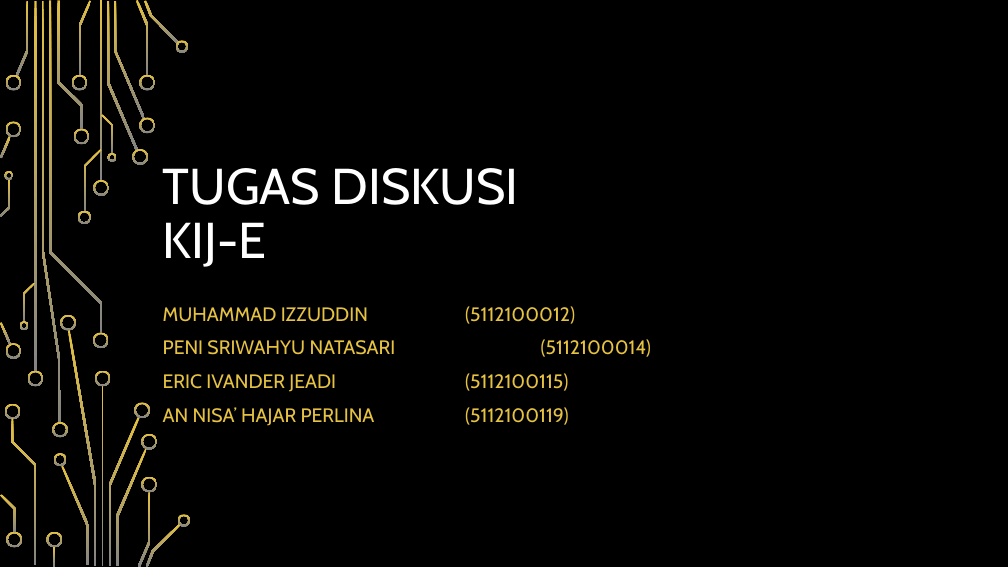
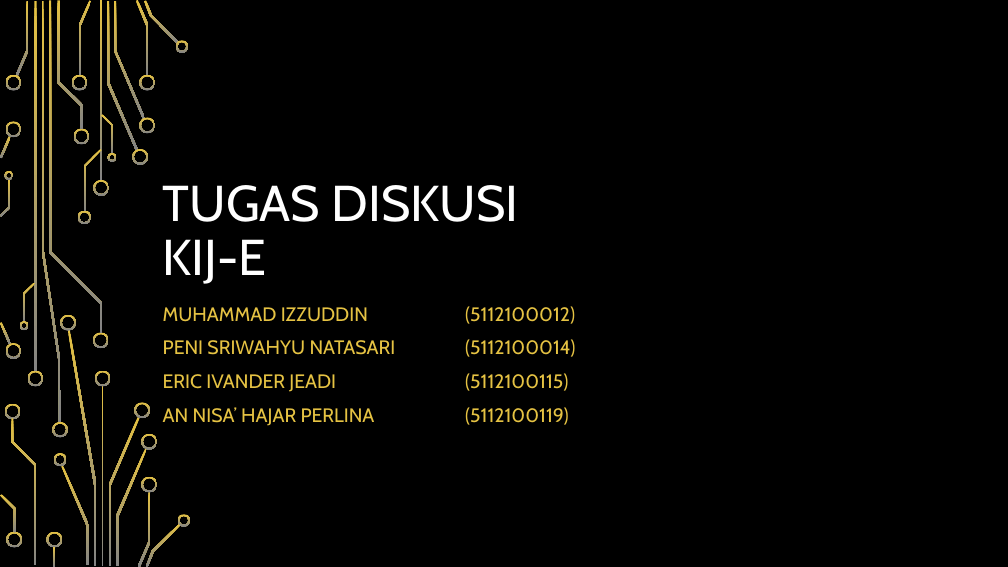
Before and after one commit to ericivander/kijchat, a slide deck: slide 1 of Related Document/kijChatSecure.pptx. Drawn at 1008x567 pixels with LibreOffice and Linux fonts; fonts in the diff are those of the drawing; background and template pictures are left out. Boxes give left, top, right and bottom in pixels: in the first picture for what was removed or moved away, otherwise in the second. Text is boxed around its words. In the diff, an @@ line names an element or a change of style, - is before the commit and + after.

```diff
--- a/Related Document/kijChatSecure.pptx
+++ b/Related Document/kijChatSecure.pptx
@@ title "TUGAS DISKUSI KIJ-E": place and size @@
-title "TUGAS DISKUSI KIJ-E" at (163,168,519,267)
+title "TUGAS DISKUSI KIJ-E" at (163,185,519,284)
@@ subtitle "MUHAMMAD IZZUDDIN (5112100012)" rewrapped from (163,307,651,426) to (163,306,575,426) @@
```
Also in this commit, not shown: 3 other slides changed.
